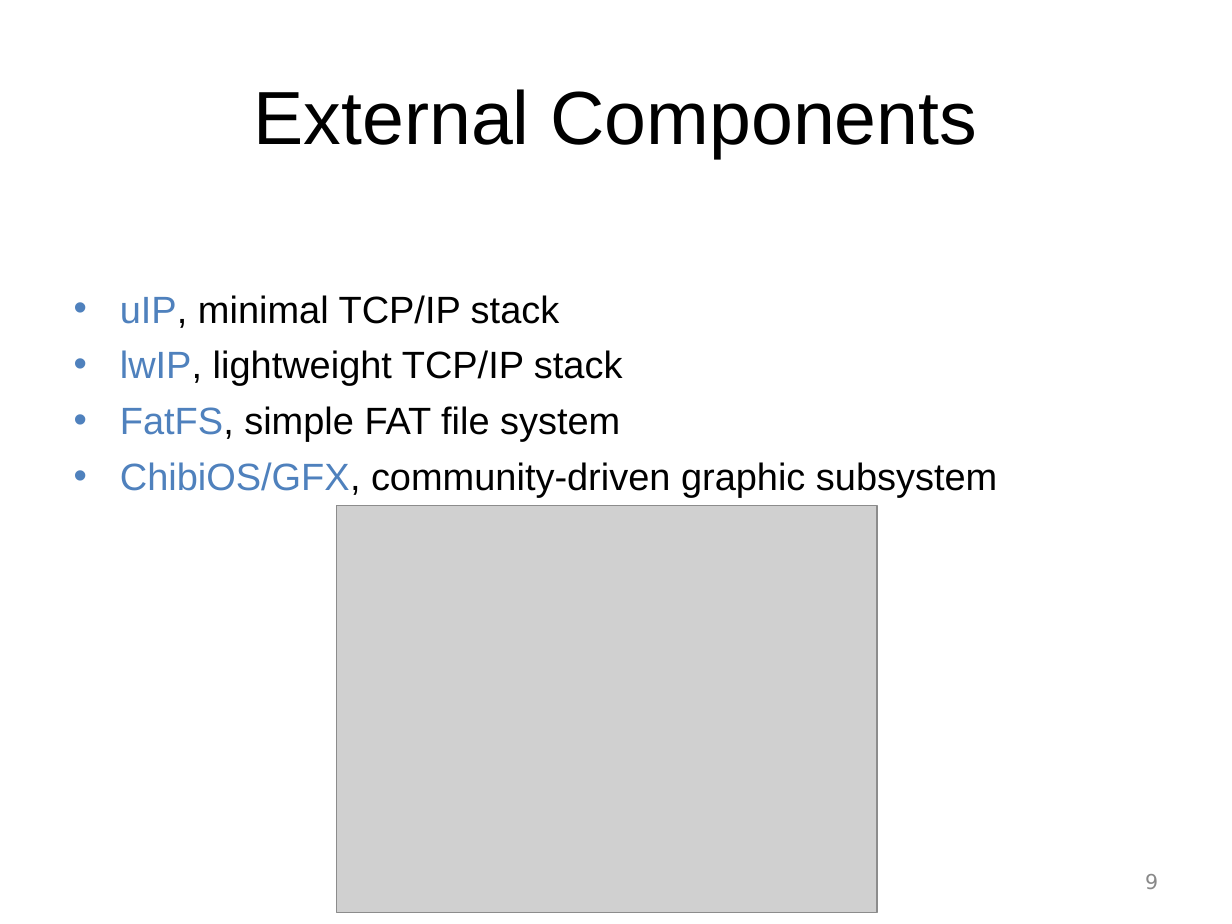
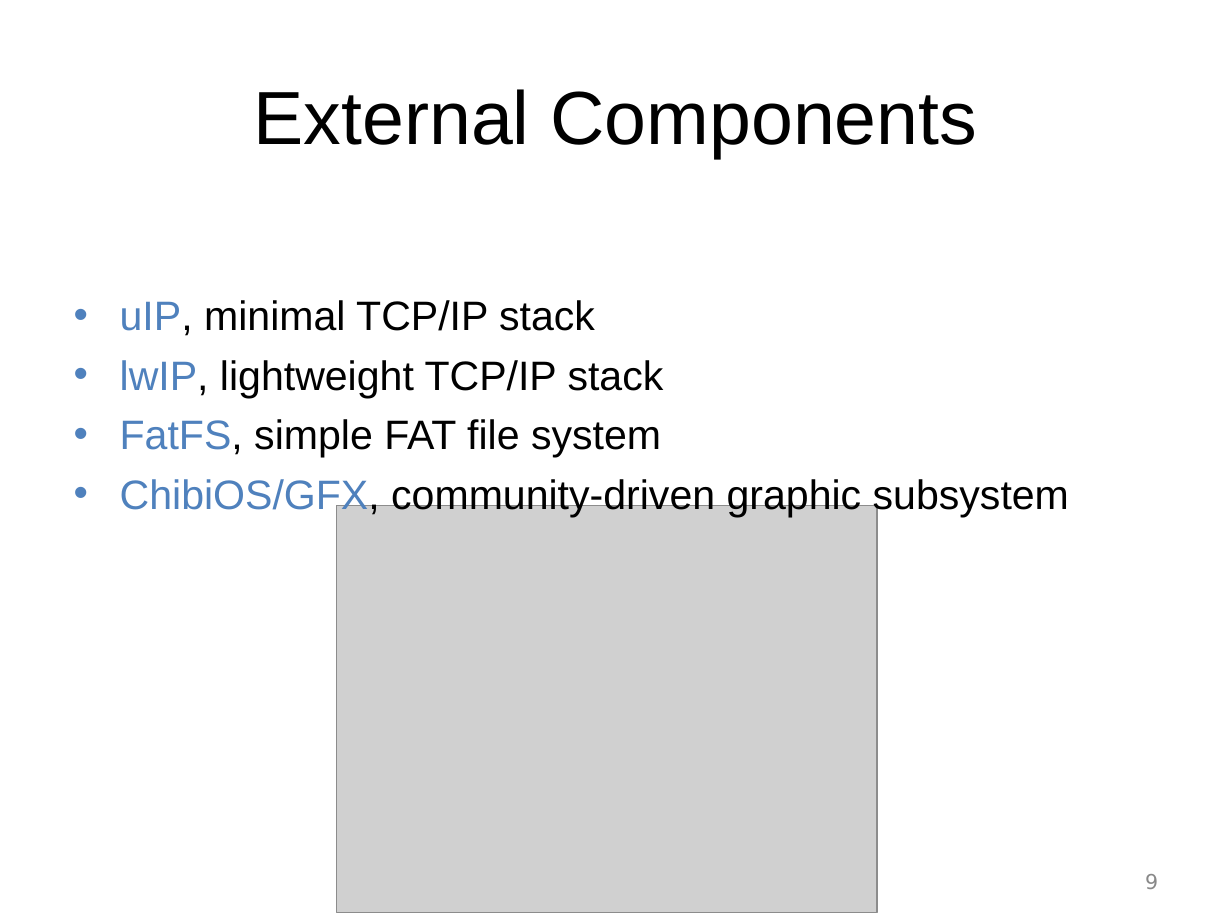
Before and after one commit to ArduPilot/ChibiOS.svn, a slide deck: slide 9 of slides_better_embedded_2012/ChibiOS-RT 1 Introduction.ppt. Drawn at 1232x924 pixels with LibreOffice and Linux fonts; fonts in the diff are those of the drawing; grey boxes stand for pictures; background and template pictures are left out. Boxes give left, top, right and bottom in pixels: in the first picture for what was removed or moved away, otherwise in the second. Text is boxed around its words. In the diff, an @@ line names an element or a change of style, - is before the commit and + after.

```diff
--- a/slides_better_embedded_2012/ChibiOS-RT 1 Introduction.ppt
+++ b/slides_better_embedded_2012/ChibiOS-RT 1 Introduction.ppt
@@ text "uIP, minimal TCP/IP stack" at box(120, 300, 1069, 517): size 22.2 to 24 pt; indent changed @@
```
Also in this commit, not shown: 12 other slides changed, 1 other file.
